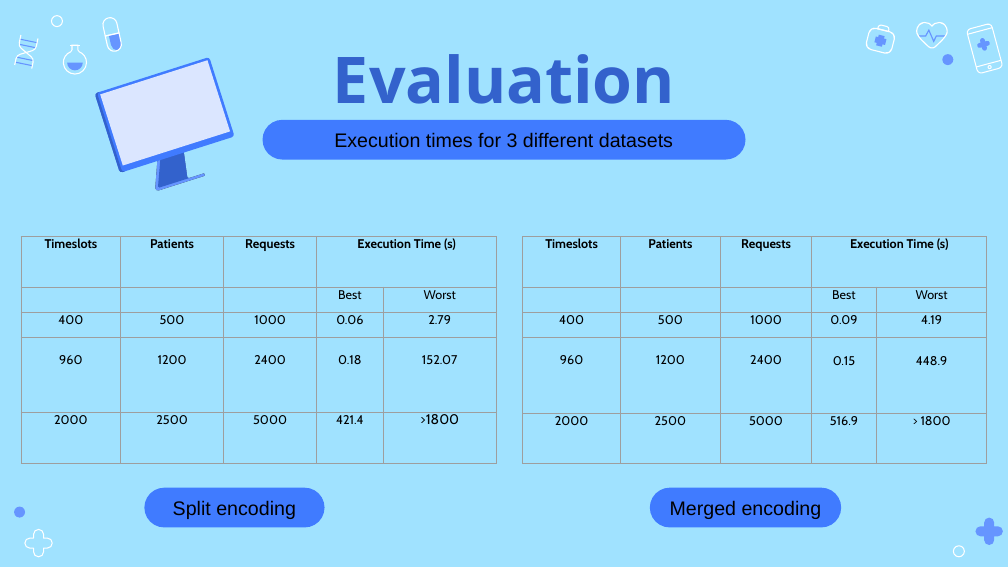
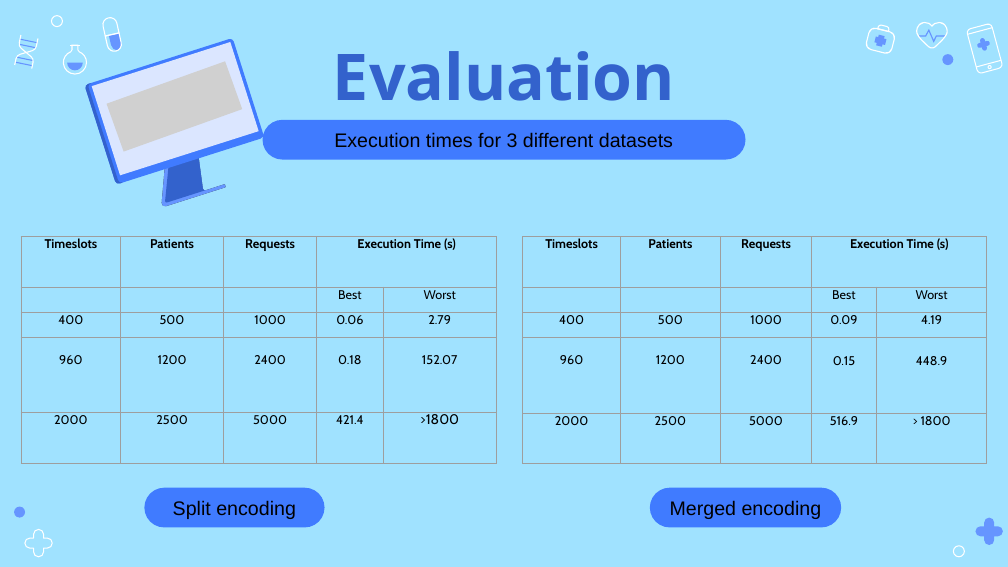
Before and after one commit to StavrosKanias/Medical_Appointment_Rescheduling_App, a slide deck: slide 37 of ENIGMA 2023/Presentation.pptx (slide 34 before the commit). Drawn at 1008x567 pixels with LibreOffice and Linux fonts; fonts in the diff are those of the drawing; grey boxes stand for pictures. Boxes give left, top, right and bottom in pixels: in the first picture for what was removed or moved away, otherwise in the second. Text is boxed around its words. In the diff, an @@ line names an element or a change of style, - is before the commit and + after.

```diff
--- a/ENIGMA 2023/Presentation.pptx
+++ b/ENIGMA 2023/Presentation.pptx
@@ title "Evaluation" rewrapped from [333, 54, 675, 121] to [333, 51, 675, 101] @@
@@ freeform shape: place and size @@
-freeform shape at [95, 57, 235, 174]
+freeform shape at [85, 38, 264, 185]
@@ freeform shape: place and size @@
-freeform shape at [100, 60, 230, 166]
+freeform shape at [92, 42, 259, 175]
@@ freeform shape: place and size @@
-freeform shape at [94, 92, 124, 173]
+freeform shape at [84, 83, 123, 185]
@@ picture added at [107, 61, 243, 151] @@
@@ freeform shape: place and size @@
-freeform shape at [143, 136, 205, 191]
+freeform shape at [147, 138, 226, 207]
@@ freeform shape: place and size @@
-freeform shape at [143, 136, 205, 191]
+freeform shape at [147, 138, 226, 207]
@@ freeform shape: place and size @@
-freeform shape at [148, 144, 193, 187]
+freeform shape at [153, 148, 211, 203]
```
Also in this commit, not shown: 6 other slides changed, 3 slides added, 36 other files.
